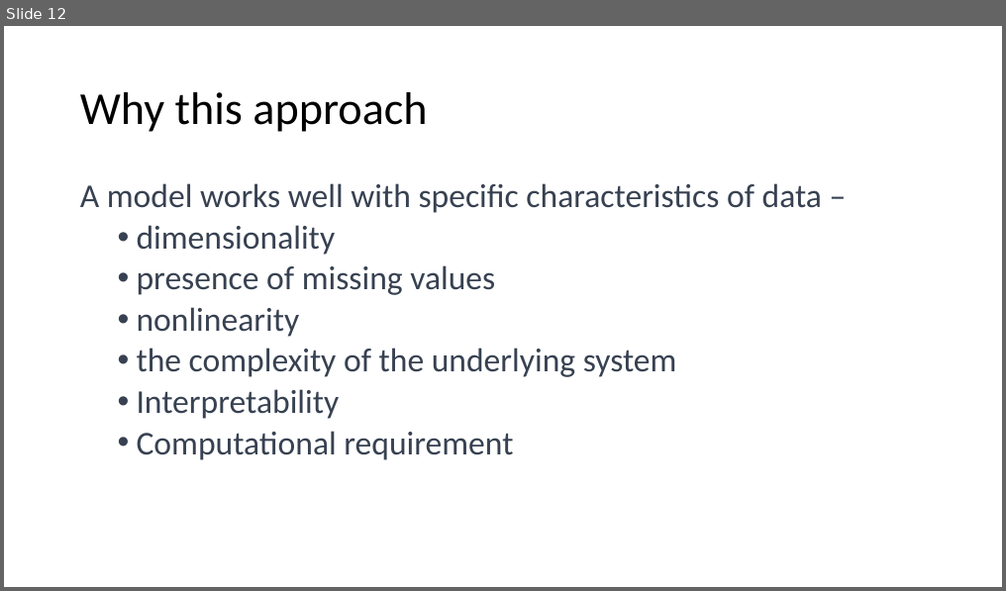
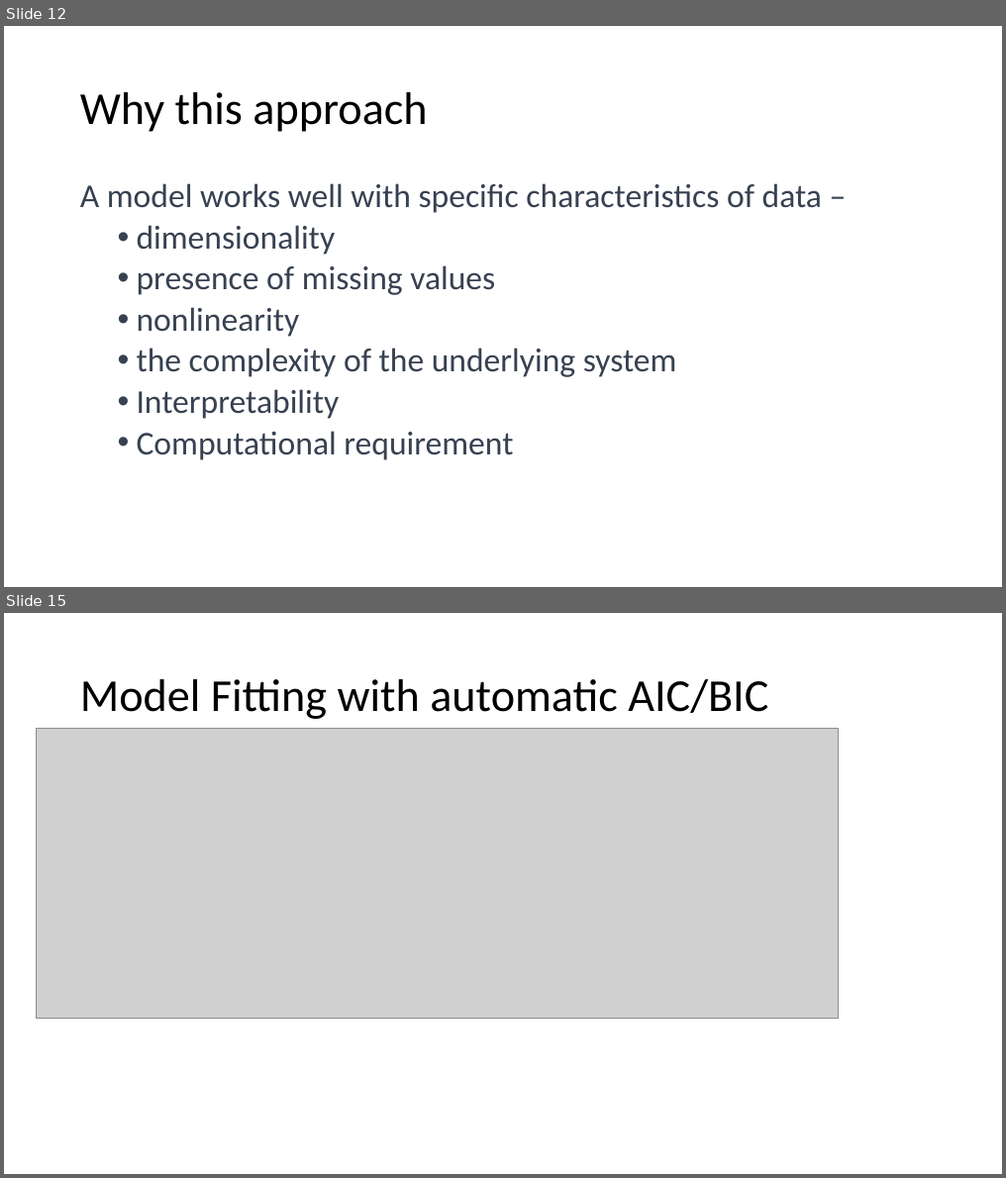
Before and after one commit to raidharmender/MultiVarTSPred, a slide deck: Multivar TS analysis and prediction.pptx. Shown one above the other, each under a label of ours: slide 12 before the commit, slides 12 and 15 after it; the slides between them are not shown. The pictures are 1006x591 and 1006x1178 pixels, drawn with LibreOffice and Linux fonts; fonts in the diff are those of the drawing; grey boxes stand for pictures. Boxes give left, top, right and bottom in pixels: in the first picture for what was removed or moved away, otherwise in the second. Text is boxed around its words. In the diff, an @@ line names an element or a change of style, - is before the commit and + after.

```diff
--- a/Multivar TS analysis and prediction.pptx
+++ b/Multivar TS analysis and prediction.pptx
@@ slide 15 added at <box>4,613,1002,1174</box>, background #FFFFFF @@
@@ title added at <box>80,679,768,719</box>, 44 pt, text #000000 @@
+Model Fitting with automatic AIC/BIC
@@ picture added at <box>37,728,838,1019</box> @@
```
Also in this commit, not shown: 1 slide changed, 4 other slides added.
